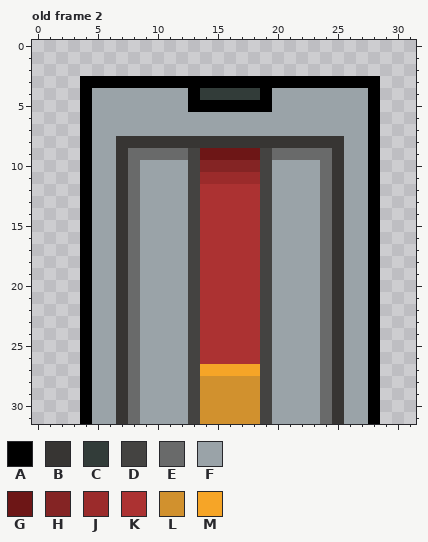
Two states of a pixel-art file, sprites/elev.aseprite. That is the earlier state.
32x32 pixels, 2 frames. Colours within 5 levels of each other are drawn and written as one. Shown: old frame 2. The commit also changed other frames, which this record leaves out.
Palette (. is transparent): A #000000  B #373533  C #323c39  D #444341  E #696a6a  F #9aa3a8  G #6d1616  H #842424  J #9b2b2b  K #ac3232  L #d1912e  M #f6a527
Pixels before, old frame 2, first column x 4:
 3 AAAAAAAAAAAAAAAAAAAAAAAAA
 4 AFFFFFFFFACCCCCAFFFFFFFFA
 5 AFFFFFFFFAAAAAAAFFFFFFFFA
 6 AFFFFFFFFFFFFFFFFFFFFFFFA
 7 AFFFFFFFFFFFFFFFFFFFFFFFA
 8 AFFBBBBBBBBBBBBBBBBBBBFFA
 9 AFFBEEEEEDGGGGGDEEEEEBFFA
10 AFFBEFFFFDHHHHHDFFFFEBFFA
11 AFFBEFFFFDJJJJJDFFFFEBFFA
12 AFFBEFFFFDKKKKKDFFFFEBFFA
13 AFFBEFFFFDKKKKKDFFFFEBFFA
14 AFFBEFFFFDKKKKKDFFFFEBFFA
15 AFFBEFFFFDKKKKKDFFFFEBFFA
16 AFFBEFFFFDKKKKKDFFFFEBFFA
17 AFFBEFFFFDKKKKKDFFFFEBFFA
18 AFFBEFFFFDKKKKKDFFFFEBFFA
19 AFFBEFFFFDKKKKKDFFFFEBFFA
20 AFFBEFFFFDKKKKKDFFFFEBFFA
21 AFFBEFFFFDKKKKKDFFFFEBFFA
22 AFFBEFFFFDKKKKKDFFFFEBFFA
23 AFFBEFFFFDKKKKKDFFFFEBFFA
24 AFFBEFFFFDKKKKKDFFFFEBFFA
25 AFFBEFFFFDKKKKKDFFFFEBFFA
26 AFFBEFFFFDKKKKKDFFFFEBFFA
27 AFFBEFFFFDMMMMMDFFFFEBFFA
28 AFFBEFFFFDLLLLLDFFFFEBFFA
29 AFFBEFFFFDLLLLLDFFFFEBFFA
30 AFFBEFFFFDLLLLLDFFFFEBFFA
31 AFFBEFFFFDLLLLLDFFFFEBFFA
After the commit:
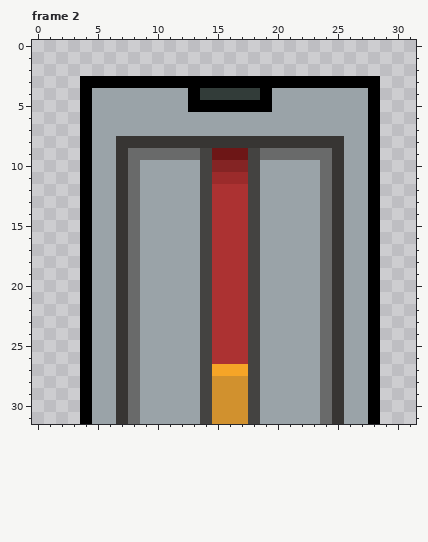
A new or re-ordered frame is compared with the old frame closest to it.
From old to new:
frames 2 -> 4
Changed rows in their new state; - is an unchanged pixel.
Frame 2 is new; against old frame 2:
first column x 13:
 9 ED---DE
10 FD---DF
11 FD---DF
12 FD---DF
13 FD---DF
14 FD---DF
15 FD---DF
16 FD---DF
17 FD---DF
18 FD---DF
19 FD---DF
20 FD---DF
21 FD---DF
22 FD---DF
23 FD---DF
24 FD---DF
25 FD---DF
26 FD---DF
27 FD---DF
28 FD---DF
29 FD---DF
30 FD---DF
31 FD---DF
Where, in picture pixels (left, top, right, bottom), the same in both pictures:
changed: (188, 148, 212, 424)
changed: (248, 148, 272, 424)
